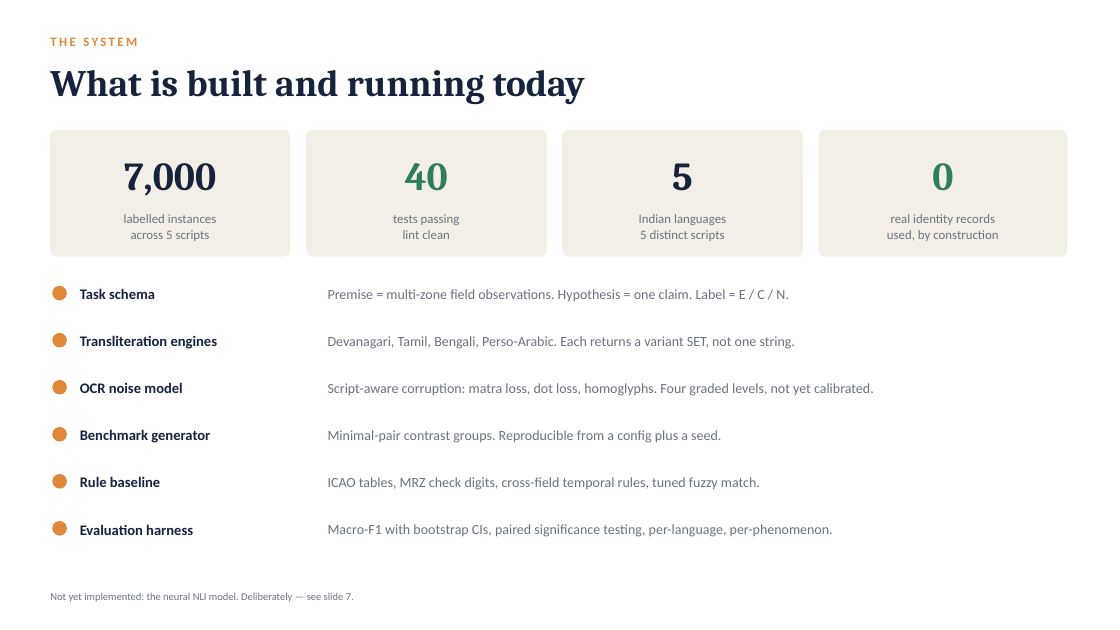
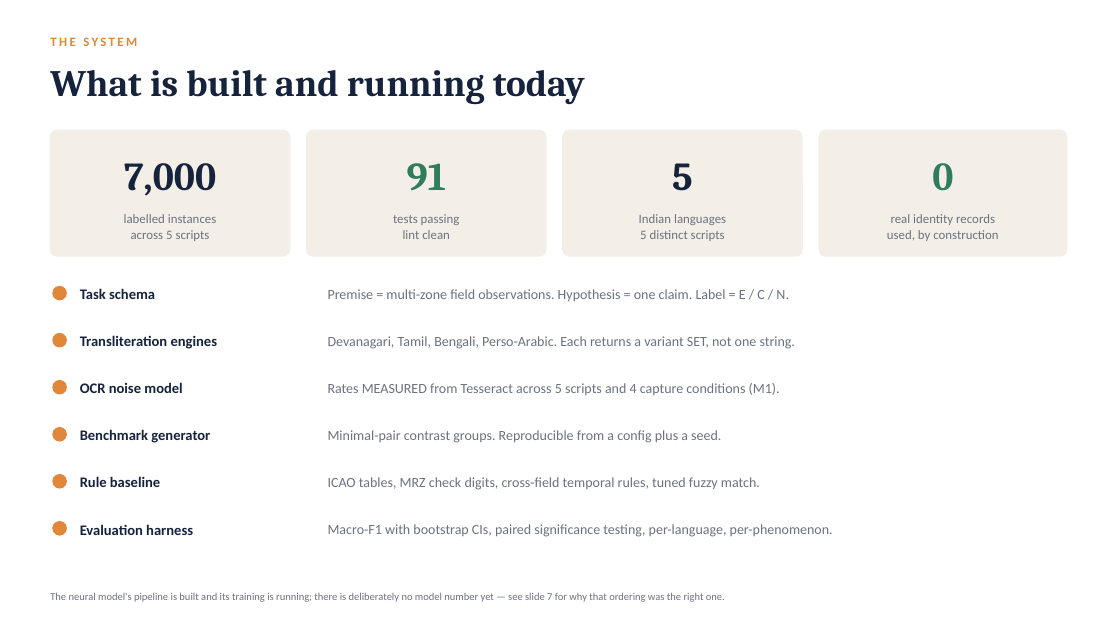
Before and after one commit to StutiArya2/kyc-nli, a slide deck: slide 3 of docs/proposal/KYC-NLI-Mid-Review.pptx. Drawn at 1120x630 pixels with LibreOffice and Linux fonts; fonts in the diff are those of the drawing. Boxes give left, top, right and bottom in pixels: in the first picture for what was removed or moved away, otherwise in the second. Text is boxed around its words. In the diff, an @@ line names an element or a change of style, - is before the commit and + after.

Commit message:
Add demo walkthrough, OCR calibration (M1), Dakshina integration (M2), and the cross-encoder pipeline (M3a)

```diff
--- a/docs/proposal/KYC-NLI-Mid-Review.pptx
+++ b/docs/proposal/KYC-NLI-Mid-Review.pptx
@@ text at bbox=[407, 163, 446, 190]: text changed @@
-40
+91
@@ text at bbox=[328, 383, 780, 395]: text changed @@
-Script-aware corruption: matra loss, dot loss, homoglyphs. Four graded levels, not yet calibrated.
+Rates MEASURED from Tesseract across 5 scripts and 4 capture conditions (M1).
@@ text at bbox=[50, 593, 725, 602]: text changed @@
-Not yet implemented: the neural NLI model. Deliberately — see slide 7.
+The neural model's pipeline is built and its training is running; there is deliberately no model number yet — see slide 7 for why that ordering was the right one.
```
Also in this commit, not shown: 3 other slides changed, 37 other files.
